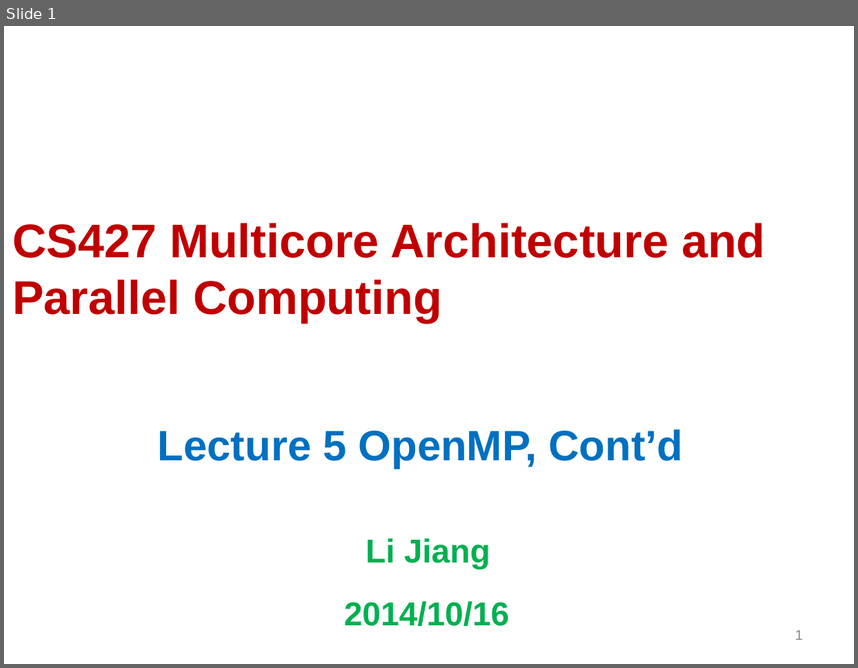
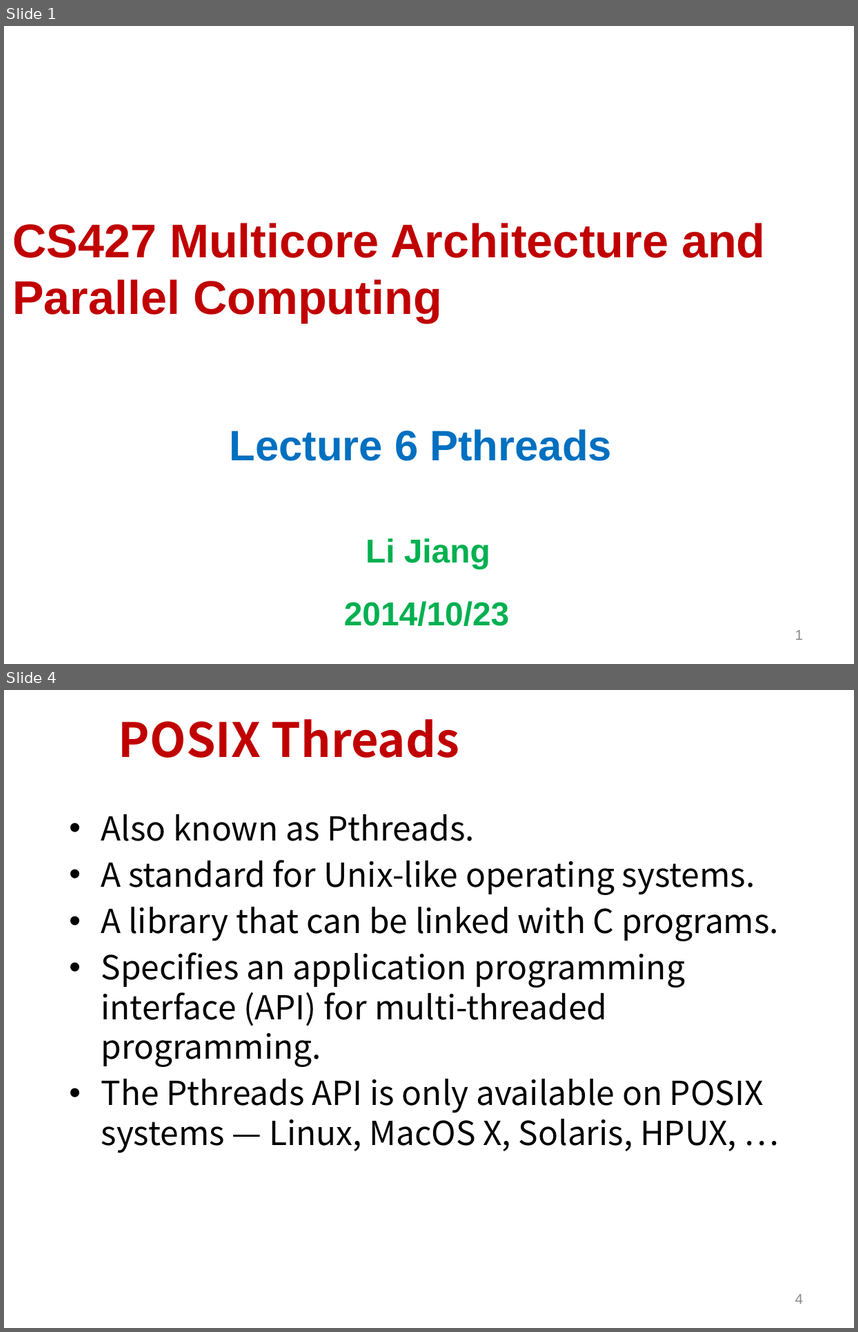
Before and after one commit to Tevic/CS427, a slide deck: files/Lecture05.pptx. Shown one above the other, each under a label of ours: slide 1 before the commit, slides 1 and 4 after it; the slides between them are not shown. The pictures are 858x668 and 858x1332 pixels, drawn with LibreOffice and Linux fonts; fonts in the diff are those of the drawing; background and template pictures are left out. Boxes give left, top, right and bottom in pixels: in the first picture for what was removed or moved away, otherwise in the second. Text is boxed around its words. In the diff, an @@ line names an element or a change of style, - is before the commit and + after.

```diff
--- a/files/Lecture05.pptx
+++ b/files/Lecture05.pptx
@@ slide 4 added at (4,690,854,1328), background #FFFFFF @@
@@ title added at (119,719,459,758), 40 pt, text #C00000, bold @@
+POSIX Threads
@@ text added at (101,814,779,1153), 28 pt, text #000000 @@
+• Also known as Pthreads.
+• A standard for Unix-like operating systems.
+• A library that can be linked with C programs.
+• Specifies an application programming interface (API) for multi-threaded programming.
+• The Pthreads API is only available on POSIX systems — Linux, MacOS X, Solaris, HPUX, …
@@ page number added at (795,1294,803,1303), 12 pt, text #898989 @@
+4
@@ slide 1 changed as well @@
@@ subtitle at (230,429,611,461): text changed @@
-Lecture 5 OpenMP, Cont’d
+Lecture 6 Pthreads
@@ subtitle at (344,601,510,626): text changed @@
-2014/10/16
+2014/10/23
```
Also in this commit, not shown: 1 other slide changed, 48 other slides added, 43 slides removed, 15 other files.
